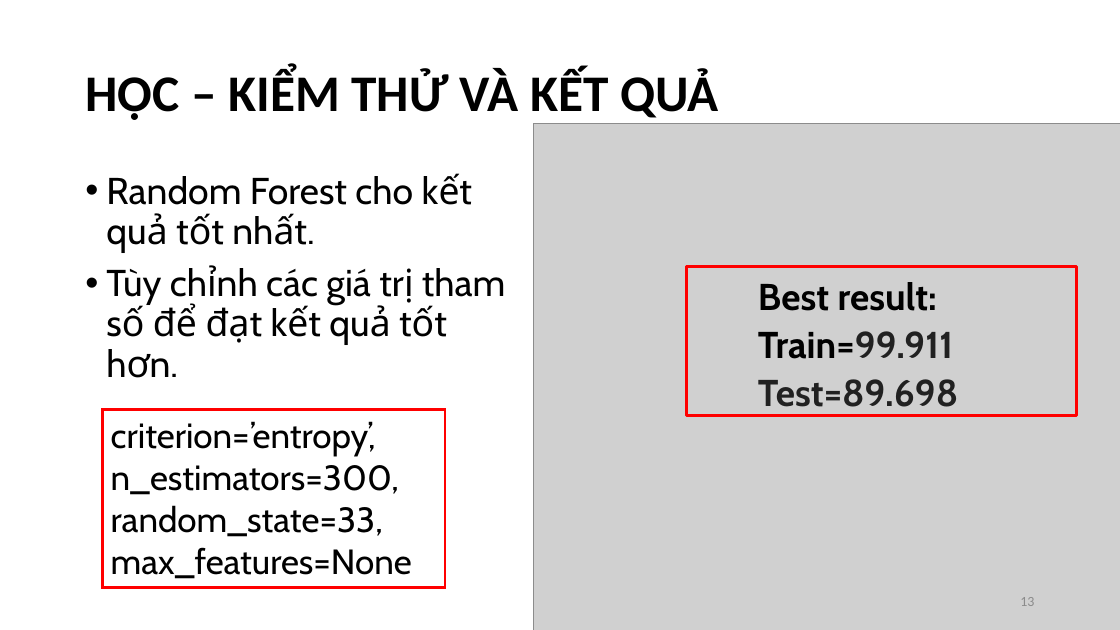
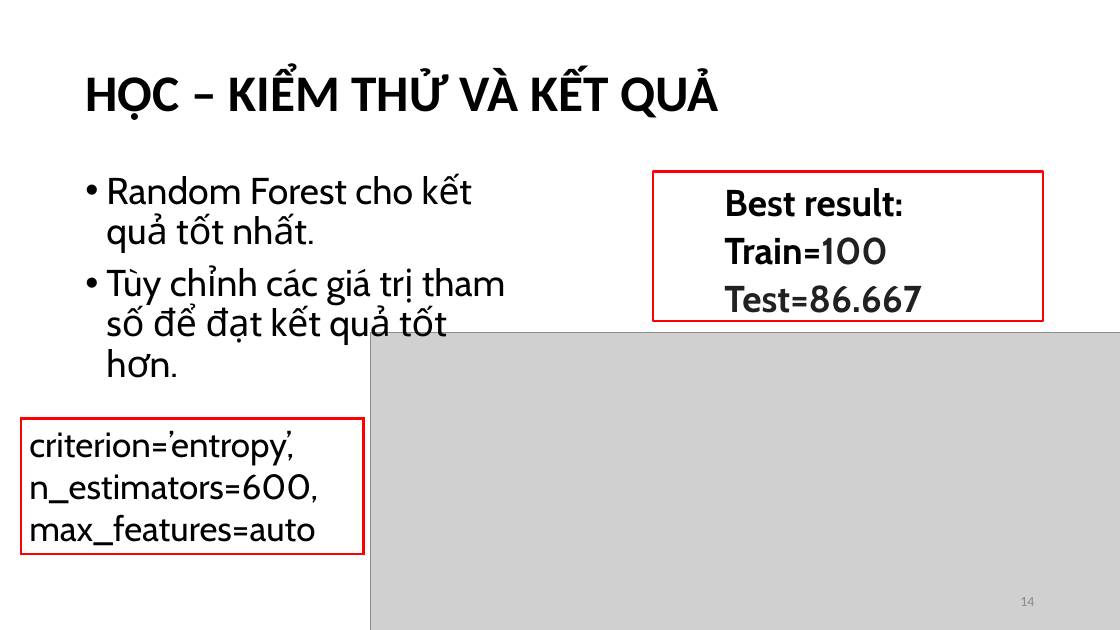
Before and after one commit to Blackmen2108/DS_Final_Project, a slide deck: slide 14 of Report/1612888_1612892.pptx (slide 13 before the commit). Drawn at 1120x630 pixels with LibreOffice and Linux fonts; fonts in the diff are those of the drawing; grey boxes stand for pictures. Boxes give left, top, right and bottom in pixels: in the first picture for what was removed or moved away, otherwise in the second. Text is boxed around its words. In the diff, an @@ line names an element or a change of style, - is before the commit and + after.

```diff
--- a/Report/1612888_1612892.pptx
+++ b/Report/1612888_1612892.pptx
@@ rectangle "Best result:" moved from (x1=687, y1=266, x2=1077, y2=416) to (x1=654, y1=172, x2=1044, y2=322) @@
@@ text in rectangle at (x1=724, y1=237, x2=921, y2=313): text changed @@
-Train=99.911
-Test=89.698
+Train=100
+Test=86.667
@@ picture resized from (x1=534, y1=124, x2=1120, y2=630) to (x1=371, y1=332, x2=1120, y2=630) @@
@@ rectangle "criterion=’entropy’, n_estimators=600, max_features=auto" resized from (x1=103, y1=410, x2=445, y2=588) to (x1=21, y1=418, x2=364, y2=555) @@
@@ text in rectangle at (x1=29, y1=430, x2=318, y2=546): text changed @@
-criterion=’entropy’, n_estimators=300, random_state=33, max_features=None
+criterion=’entropy’, n_estimators=600, max_features=auto
@@ page number at (x1=1020, y1=597, x2=1034, y2=606): text changed @@
-13
+14
```
Also in this commit, not shown: 4 other slides changed, 1 slide added.
